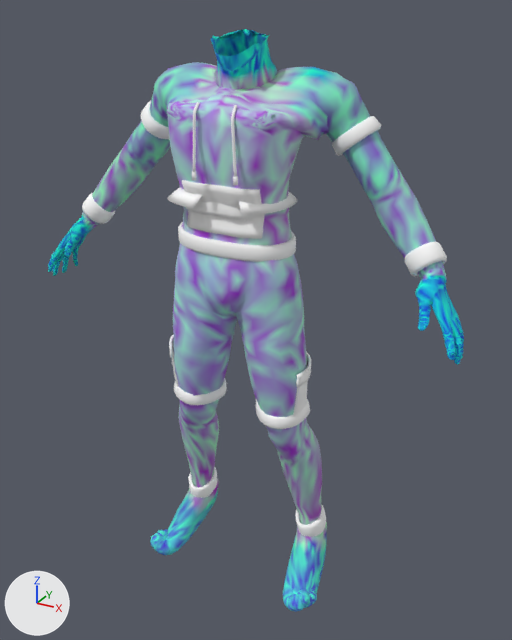
The glTF model godot-world-fracture/models/operators/bodies/civ-nyx-male.glb: old version first, new version second.
Before and after are seen from a camera (50 mm lens) standing at (0.833, -1.471, 1.504) and looking at (0.02, 0.007, 0.765). Every picture has the same lights, and +X, +Y and +Z are marked at lower left. The picture after the commit comes second.

The scene before the commit, as lines of its bpy script (objects in view):
```python
me_civilian = bpy.data.meshes.new('civilian')
me_civilian.from_pydata(...)  # 9441 vertices, 18830 faces; spans x -0.563..0.569, y -0.203..0.1, z 0.0..1.462
me_civilian.materials.append(mat_civilian)
me_piece_rib_collar = bpy.data.meshes.new('Piece_rib_collar')
me_piece_rib_collar.from_pydata(...)  # 240 vertices, 480 faces; spans x -0.099..0.12, y -0.175..0.016, z 1.082..1.142
me_piece_rib_collar.materials.append(mat_civilian_001)  # white #ffffff
me_piece_shirt_collar = bpy.data.meshes.new('Piece_shirt_collar')
me_piece_shirt_collar.from_pydata(...)  # 280 vertices, 556 faces; spans x -0.139..0.16, y -0.209..0.057, z 1.082..1.131
me_piece_shirt_collar.materials.append(mat_civilian_001)  # white #ffffff
me_piece_sleeve_hems = bpy.data.meshes.new('Piece_sleeve_hems')
me_piece_sleeve_hems.from_pydata(...)  # 384 vertices, 768 faces; spans x -0.309..0.312, y -0.04..0.091, z 1.2..1.294
me_piece_sleeve_hems.materials.append(mat_civilian_001)  # white #ffffff
ob_civilian = bpy.data.objects.new('civilian', me_civilian)
ob_civilian.location = (0.0, 0.0, 0.0)
ob_piece_rib_collar = bpy.data.objects.new('Piece_rib_collar', me_piece_rib_collar)
ob_piece_rib_collar.location = (0.0, 0.0, 0.0)
ob_piece_shirt_collar = bpy.data.objects.new('Piece_shirt_collar', me_piece_shirt_collar)
ob_piece_shirt_collar.location = (0.0, 0.0, 0.0)
ob_piece_sleeve_hems = bpy.data.objects.new('Piece_sleeve_hems', me_piece_sleeve_hems)
ob_piece_sleeve_hems.location = (0.0, 0.0, 0.0)
# also in view: 'Piece_cargo' at (0.01, -0.066, 0.638); 'Piece_cuffs' at (0.002, -0.028, 1.01); 'Piece_ankle_cuffs' at (0.003, 0.029, 0.177); 'Piece_shorts_hems' at (0.004, -0.064, 0.572); 'Piece_hem' at (0.015, -0.072, 1.01)
```
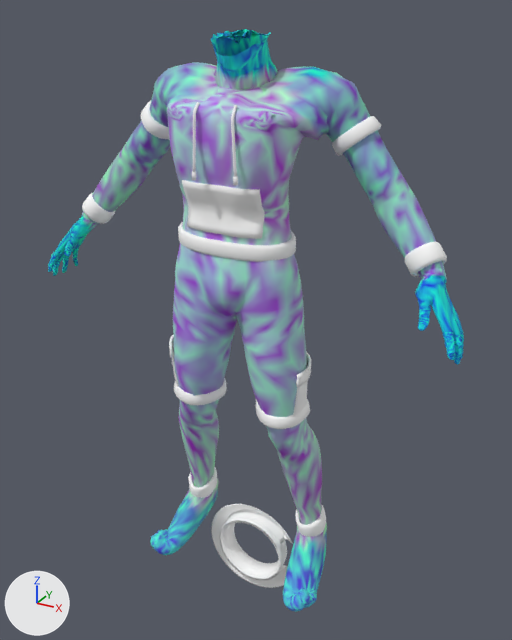
What differs and where, as boxes (x1, y1, x2, y2) in the pictures (512 x 640 px):
'Piece_shirt_collar', reshaped
    before: (167, 187, 297, 215)
    after: (211, 504, 292, 588)
'Piece_rib_collar', reshaped
    before: (186, 201, 255, 219)
    after: (220, 517, 287, 580)
part 1 of me_civilian, added
    after: (223, 31, 250, 43)
part 2 of me_civilian, reshaped
    after: (213, 32, 271, 38)
part 3 of me_civilian, recoloured
    both: (48, 29, 464, 612)

What changed in the scene script:
```text
Change me_civilian:
    used by ob_civilian; location = (0.0, 0.0, 0.0)
    remove me_civilian.from_pydata(...)  # 9441 vertices, 18830 faces; spans x -0.563..0.569, y -0.203..0.1, z 0.0..1.462
    add me_civilian.from_pydata(...)  # 9567 vertices, 19034 faces; spans x -0.563..0.569, y -0.203..0.1, z 0.0..1.462
    me_civilian part 1: a new loose piece of 117 vertices spanning x -0.018..0.044, y -0.091..-0.05, z 1.436..1.461, in mat_civilian
    me_civilian part 2
    9 vertices are removed from x -0.06..0.068, y -0.03..0.006, z 1.446..1.452
    20 faces are deleted
    18 vertices are added at x -0.066..0.07, y -0.034..0.014, z 1.446..1.457
    34 new faces join them
    me_civilian part 3: 18176 kept faces spanning x -0.563..0.569, y -0.203..0.1, z 0.0..1.462 get new vertex colours
Change me_piece_rib_collar:
    used by ob_piece_rib_collar; location = (0.0, 0.0, 0.0)
    remove me_piece_rib_collar.from_pydata(...)  # 240 vertices, 480 faces; spans x -0.099..0.12, y -0.175..0.016, z 1.082..1.142
    add me_piece_rib_collar.from_pydata(...)  # 240 vertices, 480 faces; spans x -0.109..0.109, y 0.003..0.061, z -0.109..0.109
    me_piece_rib_collar part 4: 240 of 240 vertices moved; they spanned x -0.099..0.12, y -0.175..0.016, z 1.082..1.142 and now span x -0.109..0.109, y 0.003..0.061, z -0.109..0.109; mean shift (-0.011, 0.12, -1.112)
Change me_piece_shirt_collar:
    used by ob_piece_shirt_collar; location = (0.0, 0.0, 0.0)
    remove me_piece_shirt_collar.from_pydata(...)  # 280 vertices, 556 faces; spans x -0.139..0.16, y -0.209..0.057, z 1.082..1.131
    add me_piece_shirt_collar.from_pydata(...)  # 280 vertices, 556 faces; spans x -0.15..0.134, y 0.003..0.05, z -0.15..0.15
    me_piece_shirt_collar part 5: 280 of 280 vertices moved; they spanned x -0.139..0.16, y -0.209..0.057, z 1.082..1.131 and now span x -0.15..0.134, y 0.003..0.05, z -0.15..0.15; mean shift (-0.025, 0.103, -1.11)
```
